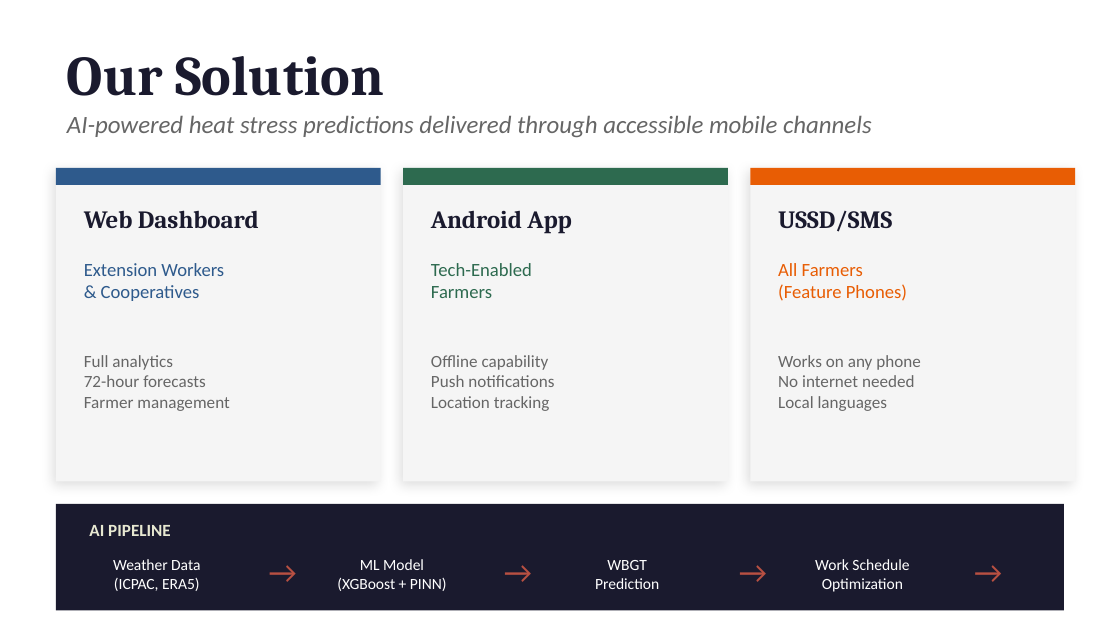
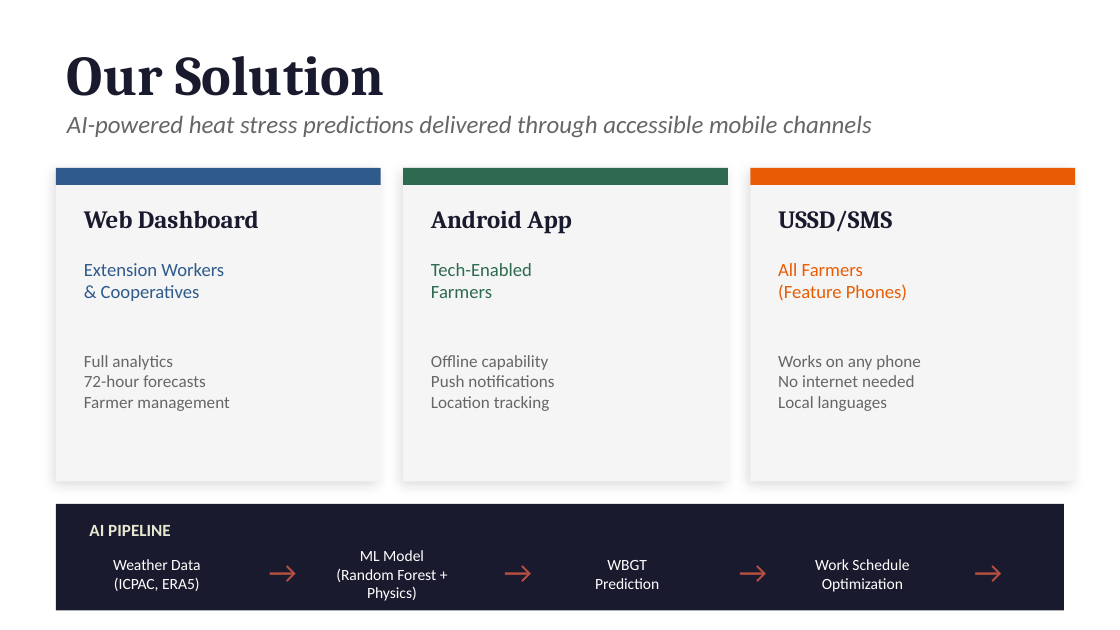
Before and after one commit to rryesuafuga/heatshieldagri, a slide deck: slide 3 of docs/HeatShield_Agri_Pitch_Deck.pptx. Drawn at 1120x630 pixels with LibreOffice and Linux fonts; fonts in the diff are those of the drawing. Boxes give left, top, right and bottom in pixels: in the first picture for what was removed or moved away, otherwise in the second. Text is boxed around its words. In the diff, an @@ line names an element or a change of style, - is before the commit and + after.

```diff
--- a/docs/HeatShield_Agri_Pitch_Deck.pptx
+++ b/docs/HeatShield_Agri_Pitch_Deck.pptx
@@ text at [336,569,436,601]: text changed @@
-(XGBoost + PINN)
+(Random Forest + Physics)
```
Also in this commit, not shown: 3 other slides changed, 16 other files.
